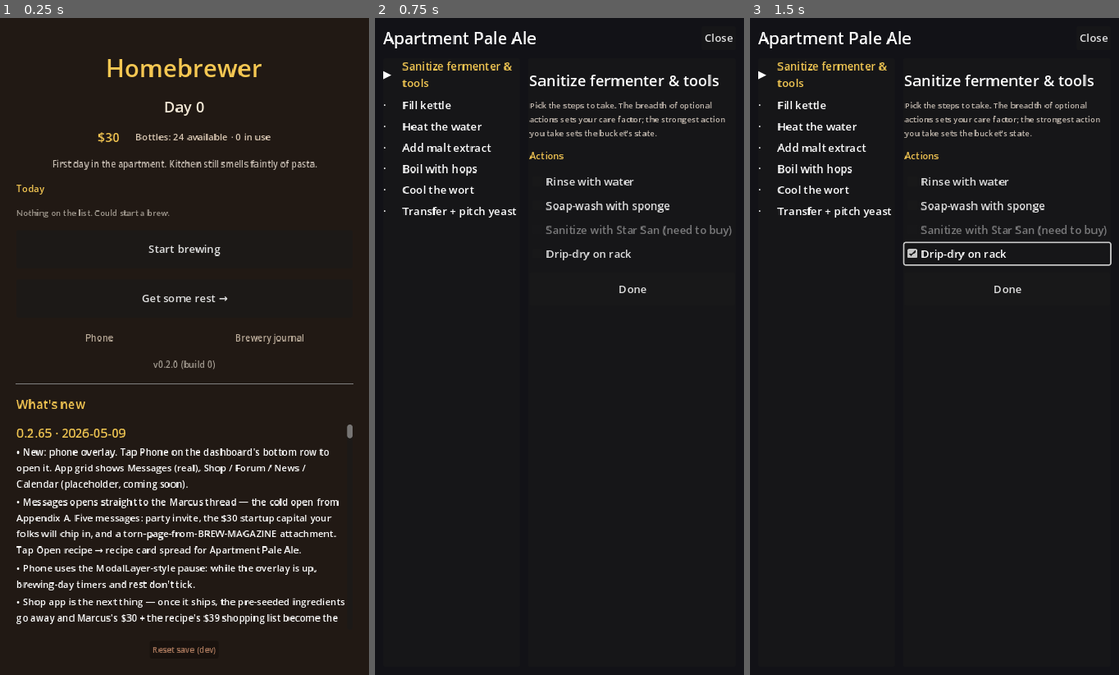
Above: before the commit, frames 1-3 (left to right).
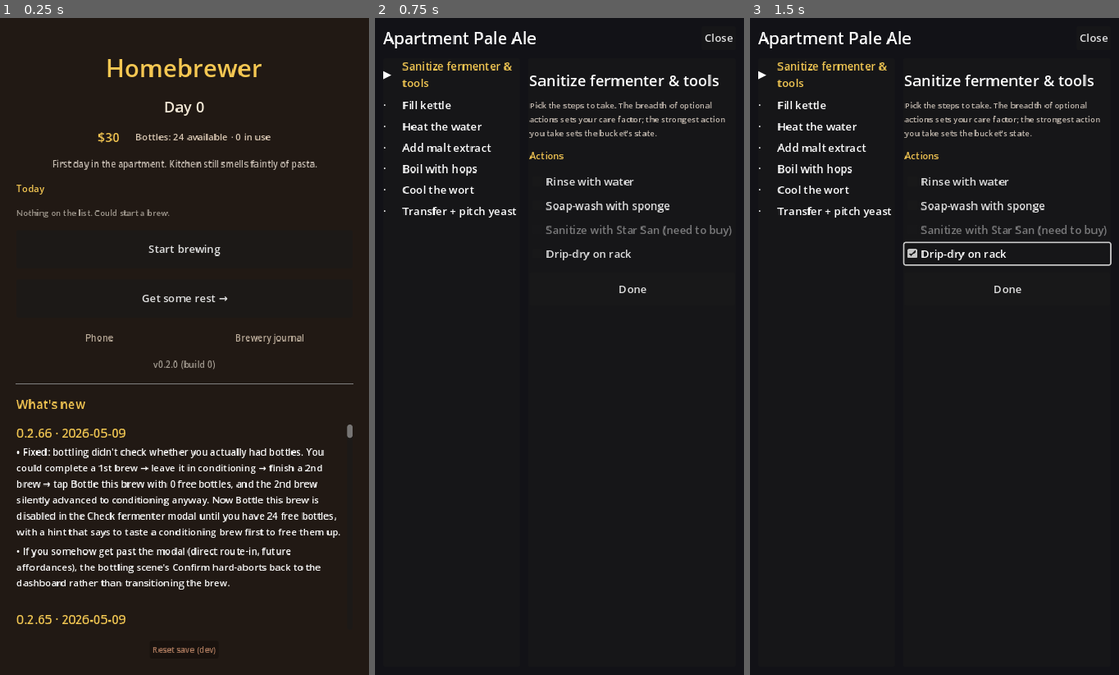
Above: after the commit, the same moments.

Repository: Shadaeiou/homebrewer
Game: Godot game, scene res://scenes/main.tscn
Two runs of this game, one before a commit and one after it. Both use one fixed random seed, a clock stepped at 60 frames per second and the inputs below.
Inputs:
- Up to frame 1 (0.25 s): no input
- Up to frame 2 (0.75 s): click "Start brewing" at 0.5 s
- Up to frame 3 (1.5 s): click "Start brewing" at 1.25 s

The runs differ from the first frame. In frame 1, 6.4% of the frame differs, in the area x 4-96%, y 62-93%; in frame 2, nothing differs; in frame 3, nothing differs.

Commit message:
Hard-block bottling when bottles aren't available
Real playtest bug: bottling silently completed even when bottles were
0/24 (e.g. a previous brew was still conditioning, holding all 24
in_use). The brew transitioned to BOTTLED_CONDITIONING, the
inventory shift was a no-op (`mini(24, available)` = 0), and you'd
end up with 2+ "conditioning" brews that didn't physically exist.

systems/game_state.gd
  + BOTTLES_PER_BATCH = 24 (per 4.2: 5gal APA fills exactly 24 12oz).
  + bottling_issues(brew_id) returns blockers — wrong stage,
    fermentation incomplete, or available < BOTTLES_PER_BATCH. The
    insufficient-bottles message tells the player what to do:
    "Need 24 bottles — only N free. Taste a conditioning brew to
    drink some down."

scripts/modals/check_fermenter.gd
  When stage = FERMENTING + ready, modal calls bottling_issues. If
  non-empty, Bottle this brew is shown disabled and the issues append
  to the airlock observation block so the player sees the reason
  inline. Empty issues → button enabled as before.

scripts/minigames/bottling/bottling.gd
  Defensive: _on_confirm_pressed re-runs bottling_issues at the top.
  If non-empty (modal somehow bypassed, or future affordances route
  here), push_warning + return to dashboard with state untouched
  rather than progressing the brew.

tests/sim/test_game_state_helpers.gd
  + 4 tests / 7 asserts pinning the new validator: empty when ready
    + bottles available, blocked when bottles short, blocked when
    fermentation incomplete, blocked when brew_id unknown.

123/123 tests, 360 asserts. changelog 0.2.66.

Followup acknowledged: the design (4.2) calls for a soft "running
low on bottles" cue in the morning summary too, separate from the
hard-block. Add when the bottles-low surface lands.

Diff:
--- a/godot/data/changelog.json
+++ b/godot/data/changelog.json
@@ -1,4 +1,12 @@
 [
+  {
+    "version": "0.2.66",
+    "date": "2026-05-09",
+    "bullets": [
+      "Fixed: bottling didn't check whether you actually had bottles. You could complete a 1st brew → leave it in conditioning → finish a 2nd brew → tap Bottle this brew with 0 free bottles, and the 2nd brew silently advanced to conditioning anyway. Now Bottle this brew is disabled in the Check fermenter modal until you have 24 free bottles, with a hint that says to taste a conditioning brew first to free them up.",
+      "If you somehow get past the modal (direct route-in, future affordances), the bottling scene's Confirm hard-aborts back to the dashboard rather than transitioning the brew."
+    ]
+  },
   {
     "version": "0.2.65",
     "date": "2026-05-09",
--- a/godot/scripts/minigames/bottling/bottling.gd
+++ b/godot/scripts/minigames/bottling/bottling.gd
@@ -120,6 +120,15 @@
 		_:            return 1.0
 
 func _on_confirm_pressed() -> void:
+	# Defensive: the modal disables this path when bottles are short, but
+	# direct route-in (or future affordances) might land here without that
+	# check. Hard-abort + return to dashboard with state untouched.
+	var issues: Array = GameState.bottling_issues(brew_id)
+	if not issues.is_empty():
+		push_warning("[bottling] aborted: %s" % str(issues))
+		_return_to_dashboard()
+		return
+
 	var taken_ids: Array = []
 	for id in _options:
 		if _options[id].button_pressed:
--- a/godot/scripts/modals/check_fermenter.gd
+++ b/godot/scripts/modals/check_fermenter.gd
@@ -67,6 +67,15 @@
 				_action_kind = "bottle"
 				_action_button.text = "Bottle this brew"
 				_action_button.visible = true
+				# Bottle availability is a hard-block per 4.2. Surface
+				# the reason inline so the player isn't left guessing.
+				var issues: Array = GameState.bottling_issues(brew_id)
+				if not issues.is_empty():
+					_action_button.disabled = true
+					_observation_label.text += "\n\n%s" % " ".join(
+						issues.map(func(s): return String(s)))
+				else:
+					_action_button.disabled = false
 			else:
 				_action_button.visible = false
 		BrewState.STAGE_BOTTLED_CONDITIONING:
--- a/godot/systems/game_state.gd
+++ b/godot/systems/game_state.gd
@@ -245,6 +245,38 @@
 			issues.append("Need yeast")
 	return issues
 
+const BOTTLES_PER_BATCH := 24  ## Per 4.2: 5gal APA fills exactly 24 12oz bottles.
+
+func bottling_issues(brew_id: String) -> Array:
+	## Returns blockers preventing bottling this brew right now. Per 4.2:
+	## "Running low on bottles surfaces a soft cue in the morning summary;
+	## hitting zero hard-blocks the next bottling until the player frees
+	## some up." This is the hard-block.
+	var issues: Array = []
+	var brew: Dictionary = {}
+	for b in data.get("brews_in_flight", []):
+		if String(b.get("brew_id", "")) == brew_id:
+			brew = b
+			break
+	if brew.is_empty():
+		issues.append("Brew not found")
+		return issues
+	if String(brew.get("stage", "")) != BrewState.STAGE_FERMENTING:
+		issues.append("Brew isn't fermenting")
+		return issues
+	var snap: Dictionary = brew.get("recipe_snapshot", {})
+	var elapsed: int = int(brew.get("days_elapsed_in_stage", 0))
+	if elapsed < int(snap.get("fermentation_days", 5)):
+		issues.append("Fermentation isn't done yet")
+		return issues
+	var bottles: Dictionary = data.get("inventory", {}).get("bottles", {})
+	var available: int = int(bottles.get("available", 0))
+	if available < BOTTLES_PER_BATCH:
+		issues.append("Need %d bottles — only %d free. Taste a conditioning brew to drink some down." % [
+			BOTTLES_PER_BATCH, available
+		])
+	return issues
+
 func make_brew_id() -> String:
 	## Stable, unique brew id. Time-based; collisions only on sub-millisecond
 	## double-fires which the UI prevents anyway.
--- a/godot/tests/sim/test_game_state_helpers.gd
+++ b/godot/tests/sim/test_game_state_helpers.gd
@@ -97,6 +97,44 @@
 	GameState._on_day_advanced(2)
 	assert_eq(int(GameState.data["brews_in_flight"][0]["days_elapsed_in_stage"]), 2)
 
+func _ready_to_bottle_brew() -> String:
+	var recipe: RecipeDef = load("res://data/recipes/apartment_pale_ale.tres")
+	var b := BrewState.make_new("brew_b1", "apartment_pale_ale", recipe.to_snapshot(), 0, 1)
+	b["stage"] = BrewState.STAGE_FERMENTING
+	b["days_elapsed_in_stage"] = 5
+	GameState.data["brews_in_flight"].append(b)
+	return "brew_b1"
+
+func test_bottling_issues_empty_when_ready_and_bottles_available() -> void:
+	var bid := _ready_to_bottle_brew()
+	# Fresh career has 24 bottles available.
+	var issues: Array = GameState.bottling_issues(bid)
+	assert_eq(issues.size(), 0)
+
+func test_bottling_issues_blocks_when_bottles_short() -> void:
+	# A brew already in conditioning has all 24 bottles in_use; trying
+	# to bottle a second batch should fail with a clear "need 24" hint.
+	var bid := _ready_to_bottle_brew()
+	GameState.data["inventory"]["bottles"] = {"available": 0, "in_use": 24}
+	var issues: Array = GameState.bottling_issues(bid)
+	assert_true(issues.size() >= 1)
+	assert_string_contains(String(issues[0]), "Need 24 bottles")
+
+func test_bottling_issues_blocks_when_fermentation_incomplete() -> void:
+	var recipe: RecipeDef = load("res://data/recipes/apartment_pale_ale.tres")
+	var b := BrewState.make_new("brew_b2", "apartment_pale_ale", recipe.to_snapshot(), 0, 1)
+	b["stage"] = BrewState.STAGE_FERMENTING
+	b["days_elapsed_in_stage"] = 2  # not done yet
+	GameState.data["brews_in_flight"].append(b)
+	var issues: Array = GameState.bottling_issues("brew_b2")
+	assert_true(issues.size() >= 1)
+	assert_string_contains(String(issues[0]), "Fermentation")
+
+func test_bottling_issues_blocks_unknown_brew() -> void:
+	var issues: Array = GameState.bottling_issues("brew_does_not_exist")
+	assert_true(issues.size() >= 1)
+	assert_string_contains(String(issues[0]), "not found")
+
 func test_make_brew_id_unique_within_test() -> void:
 	# Time.get_ticks_msec advances monotonically; consecutive calls in the
 	# same frame may return the same value, so we just check non-empty +
